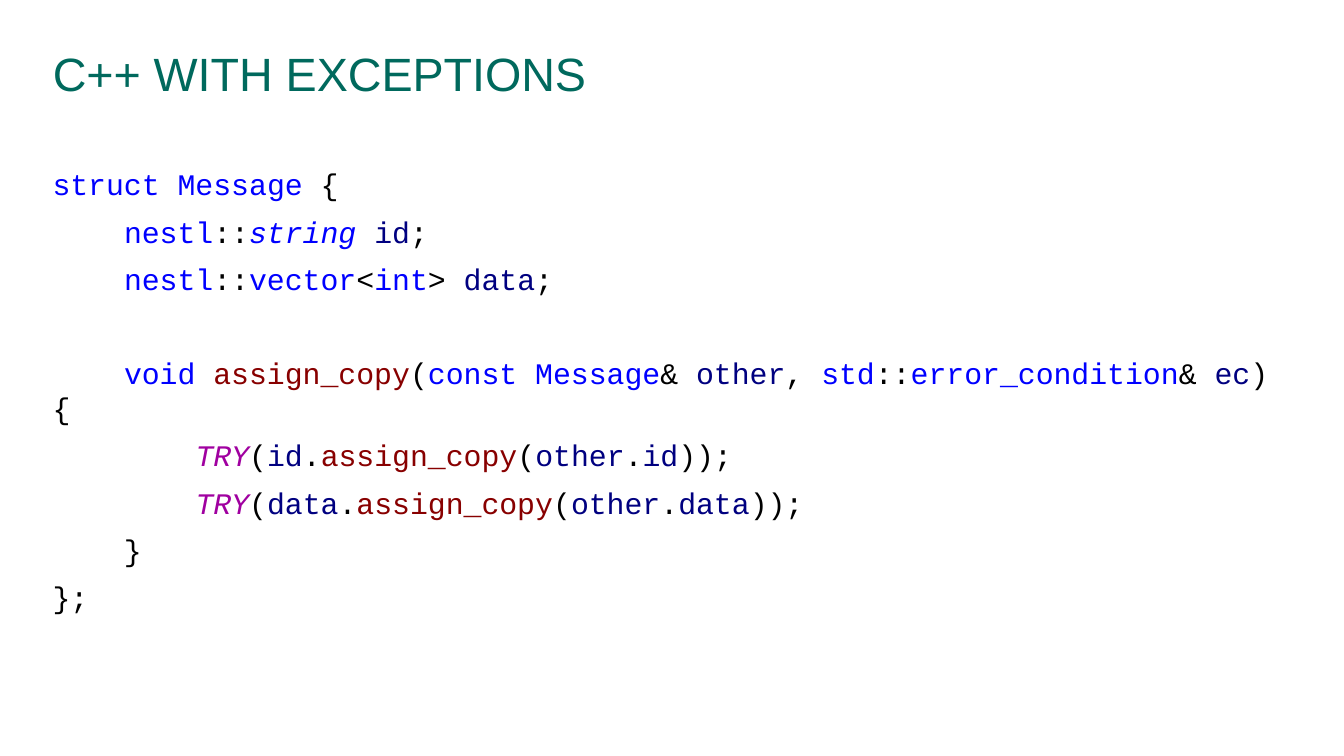
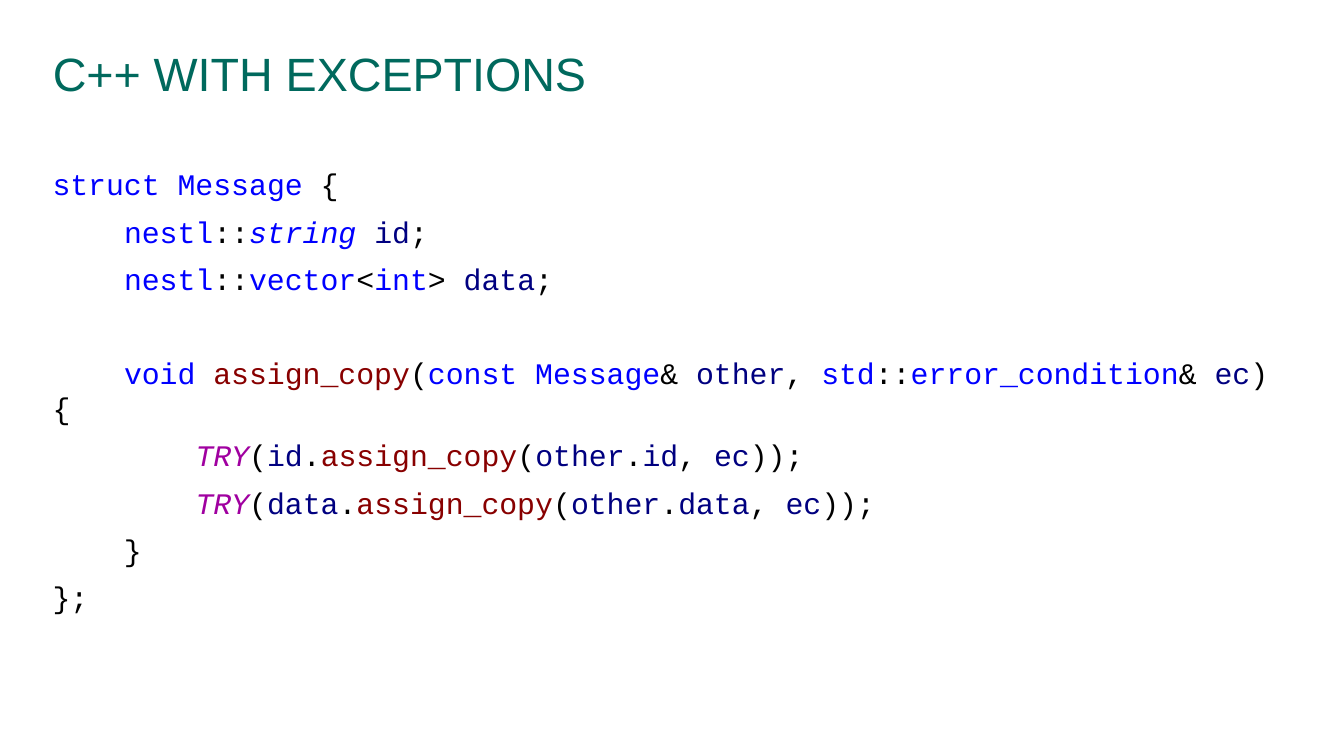
Before and after one commit to prograholic/prograholic.github.io, a slide deck: slide 25 of cpp_russia_2017_24_02_2017/24.02.2017_kutumov.pptx (slide 24 before the commit). Drawn at 1344x756 pixels with LibreOffice and Linux fonts; fonts in the diff are those of the drawing; background and template pictures are left out. Boxes give left, top, right and bottom in pixels: in the first picture for what was removed or moved away, otherwise in the second. Text is boxed around its words. In the diff, an @@ line names an element or a change of style, - is before the commit and + after.

```diff
--- a/cpp_russia_2017_24_02_2017/24.02.2017_kutumov.pptx
+++ b/cpp_russia_2017_24_02_2017/24.02.2017_kutumov.pptx
@@ text at [196,445,875,521]: text changed @@
-TRY(id.assign_copy(other.id));
-TRY(data.assign_copy(other.data));
+TRY(id.assign_copy(other.id, ec));
+TRY(data.assign_copy(other.data, ec));
```
Also in this commit, not shown: 1 other slide changed, 1 slide added.
